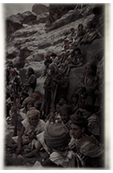
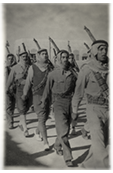
Two versions of the same layered image (113×173). Layer-by-layer changes:
painted on "CIA" over (x1=3, y1=3, x2=113, y2=170)
